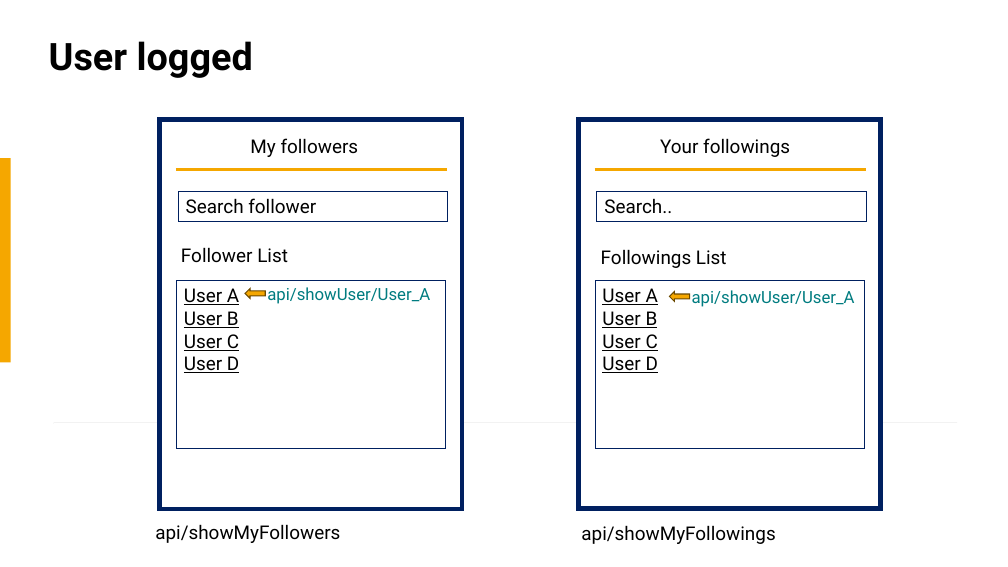
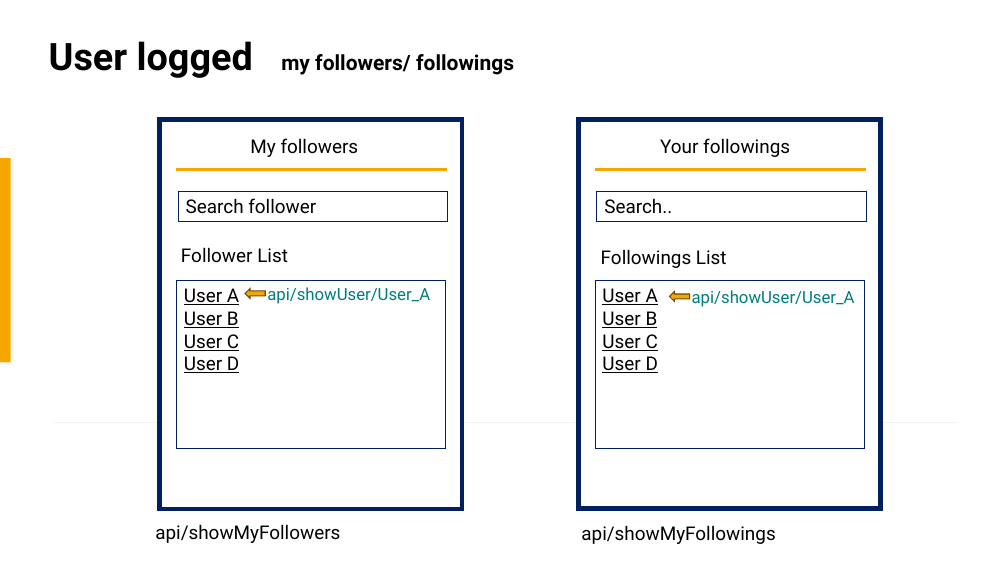
Before and after one commit to EnomisLP/Football, a slide deck: slide 26 of Large scale database mock-ups.pptx (slide 18 before the commit). Drawn at 1008x567 pixels with LibreOffice and Linux fonts; fonts in the diff are those of the drawing. Boxes give left, top, right and bottom in pixels: in the first picture for what was removed or moved away, otherwise in the second. Text is boxed around its words. In the diff, an @@ line names an element or a change of style, - is before the commit and + after.

```diff
--- a/Large scale database mock-ups.pptx
+++ b/Large scale database mock-ups.pptx
@@ text added at (49, 41, 514, 78), 20 pt, text #000000, bold @@
+User logged my followers/ followings
```
Also in this commit, not shown: 19 other slides changed, 10 slides added, 4 other files.
